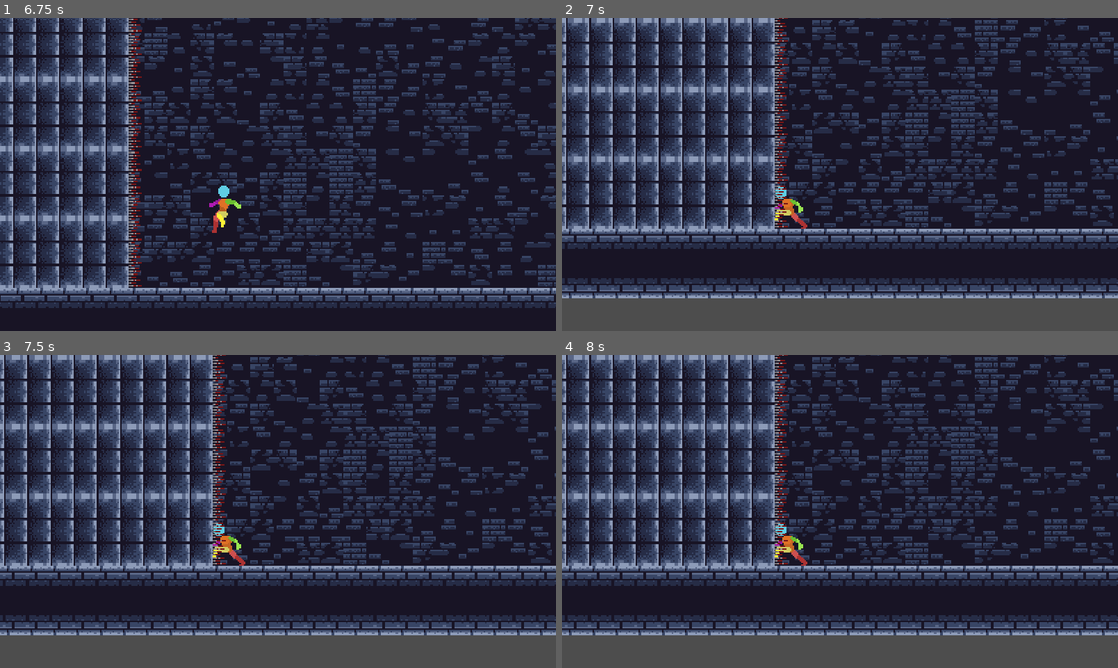
Above: before the commit, frames 1-4 (two rows, left to right).
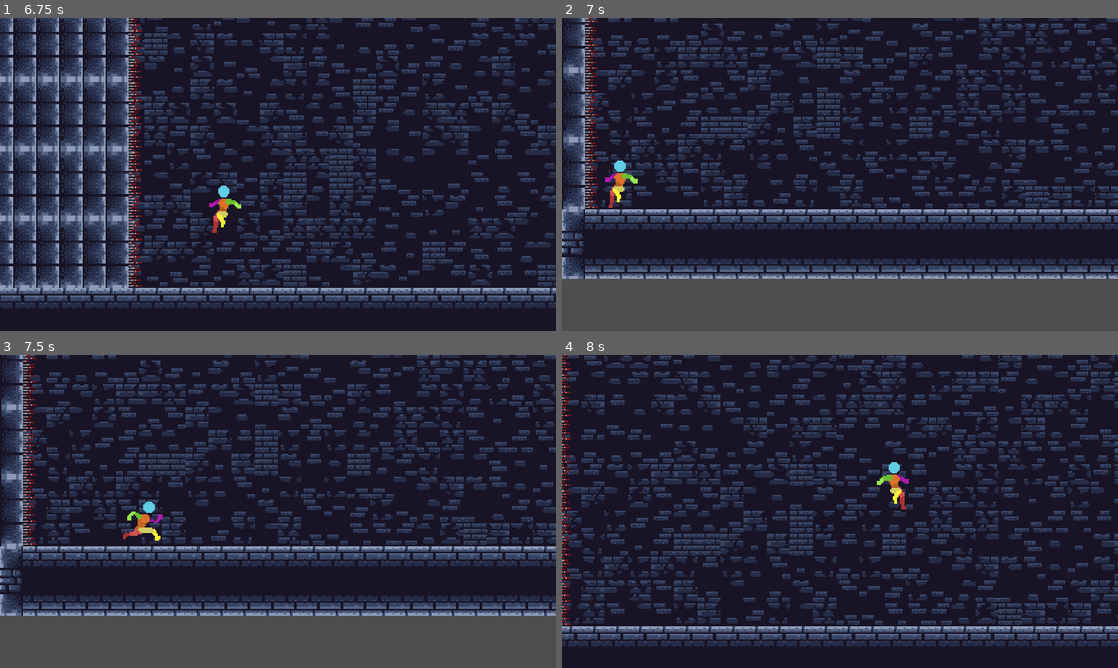
Above: after the commit, the same moments.

Repository: bouncetechnologies/game-off-2023
Game: Godot game, scene res://main.tscn
Same seed, same stepped clock (60 frames per second), same inputs: the game is played once before the commit and once after it.
Inputs:
- Up to frame 1 (6.75 s): tap Enter (ui_accept) at 0.5 s; hold D (move_right) 0.53-2.03 s; tap Space (jump) at 0.77, 1.52, 3.02, 3.77, 4.52, 6.02 s; hold A (move_left) 2.03-2.78 s; hold D (move_right) 2.78-4.28 s; hold A (move_left) 4.28-5.03 s; hold D (move_right) 5.03-5.78 s; hold A (move_left) from 5.78 s (still down)
- Up to frame 2 (7 s): keep holding A (move_left); tap Space (jump) at 6.77 s
- Up to frame 3 (7.5 s): release A (move_left) at 7.28 s; hold D (move_right) from 7.28 s (still down)
- Up to frame 4 (8 s): keep holding D (move_right); tap Space (jump) at 7.52 s

Frame 1 is identical in both runs. In frame 2, 56% of the frame differs, in the area x 0-100%, y 0-90%; in frame 3, 56%; in frame 4, 62%, in the area x 0-100%, y 0-100%.

Commit message:
Restart scene when player dies

Diff:
--- a/player.gd
+++ b/player.gd
@@ -23,12 +23,12 @@
 	var collider_left = $RayCastLeft.get_collider()
 	var collider_right = $RayCastRight.get_collider()
 	if collider_left and collider_left.is_in_group("kill_wall"):
-		get_tree().paused = true
+		get_tree().reload_current_scene()
 	if collider_right and collider_right.is_in_group("kill_wall"):
-		get_tree().paused = true
+		get_tree().reload_current_scene()
 
 	if position.y > 800:
-		get_tree().paused = true
+		get_tree().reload_current_scene()
 
 	# Handle scaling
 	if Input.is_action_pressed("scale_up") and scale.x < MAX_SCALE and not $RayCastUp.is_colliding():
